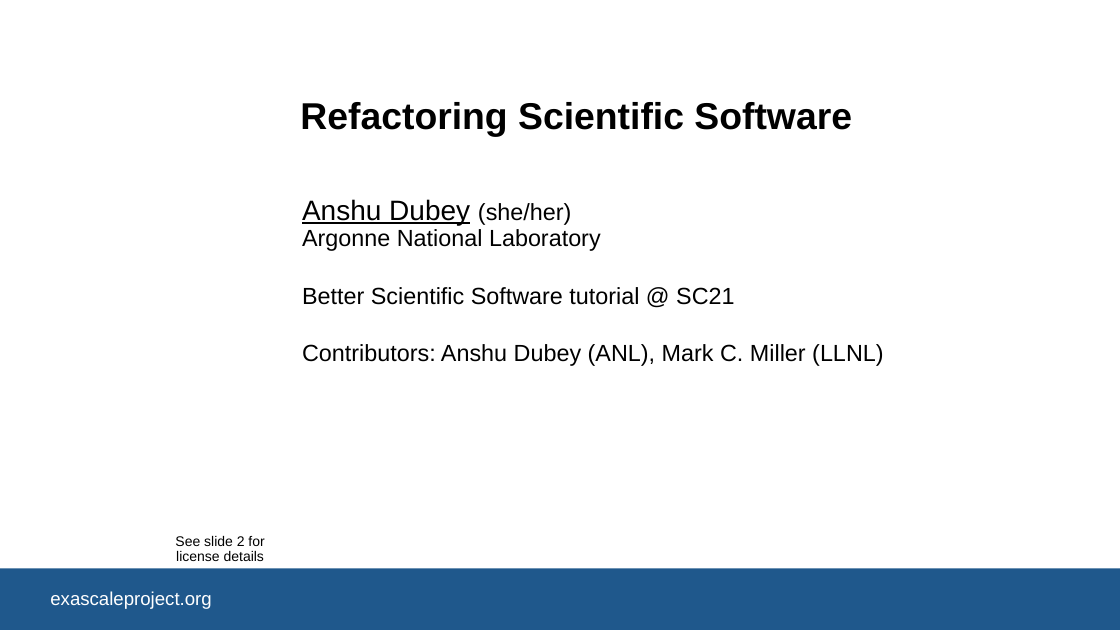
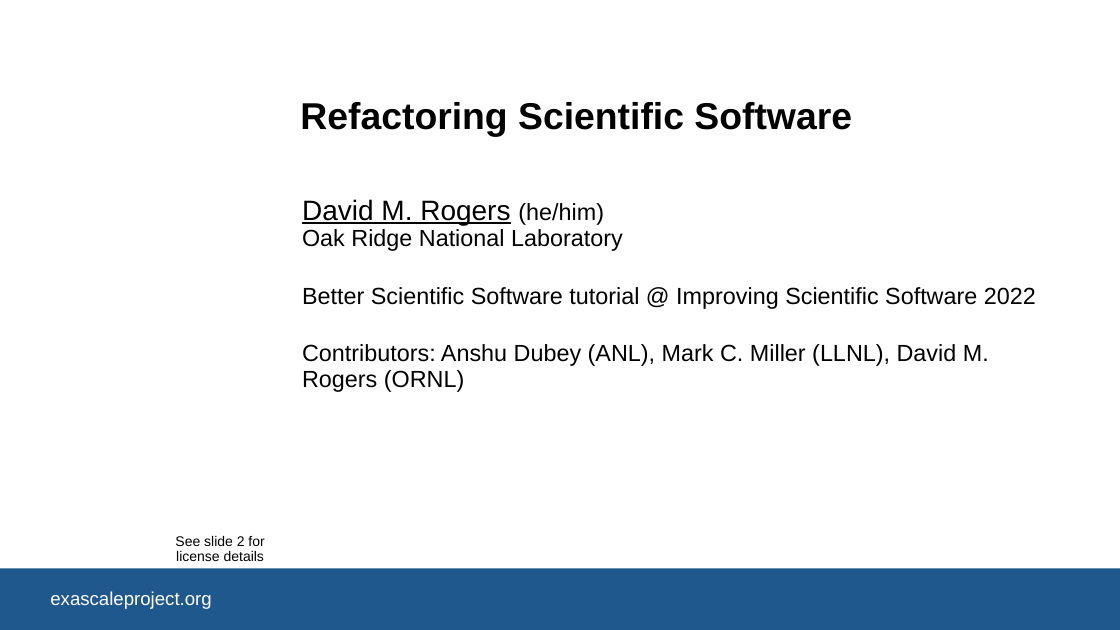
Before and after one commit to bssw-tutorial/presentations, a slide deck: slide 1 of refactoring.pptx. Drawn at 1120x630 pixels with LibreOffice and Linux fonts; fonts in the diff are those of the drawing; background and template pictures are left out. Boxes give left, top, right and bottom in pixels: in the first picture for what was removed or moved away, otherwise in the second. Text is boxed around its words. In the diff, an @@ line names an element or a change of style, - is before the commit and + after.

```diff
--- a/refactoring.pptx
+++ b/refactoring.pptx
@@ subtitle at [302, 199, 1036, 392]: text changed @@
-Anshu Dubey (she/her)
-Argonne National Laboratory
-Better Scientific Software tutorial @ SC21
-Contributors: Anshu Dubey (ANL), Mark C. Miller (LLNL)
+David M. Rogers (he/him)
+Oak Ridge National Laboratory
+Better Scientific Software tutorial @ Improving Scientific Software 2022
+Contributors: Anshu Dubey (ANL), Mark C. Miller (LLNL), David M. Rogers (ORNL)
```
Also in this commit, not shown: 1 other slide changed, 7 other files.
